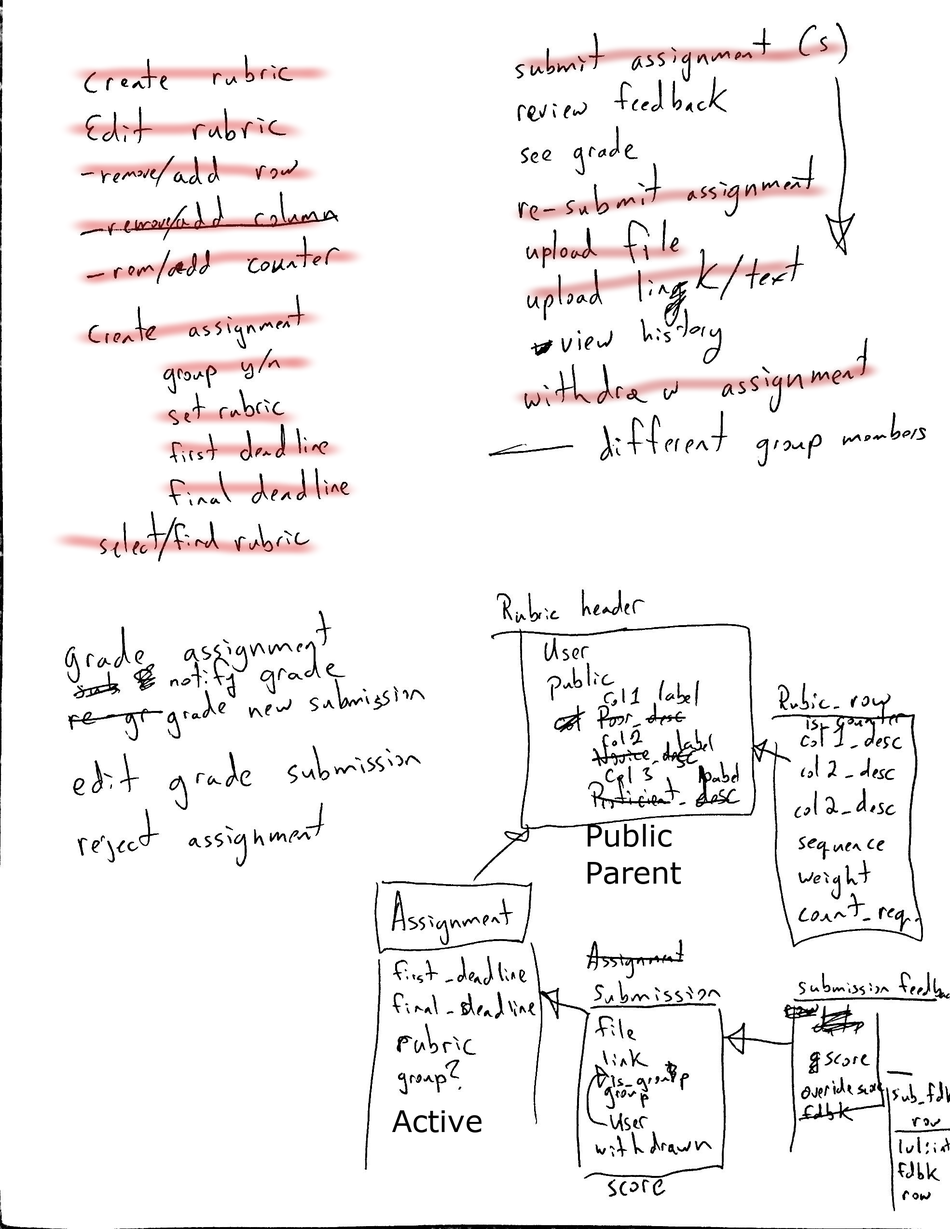
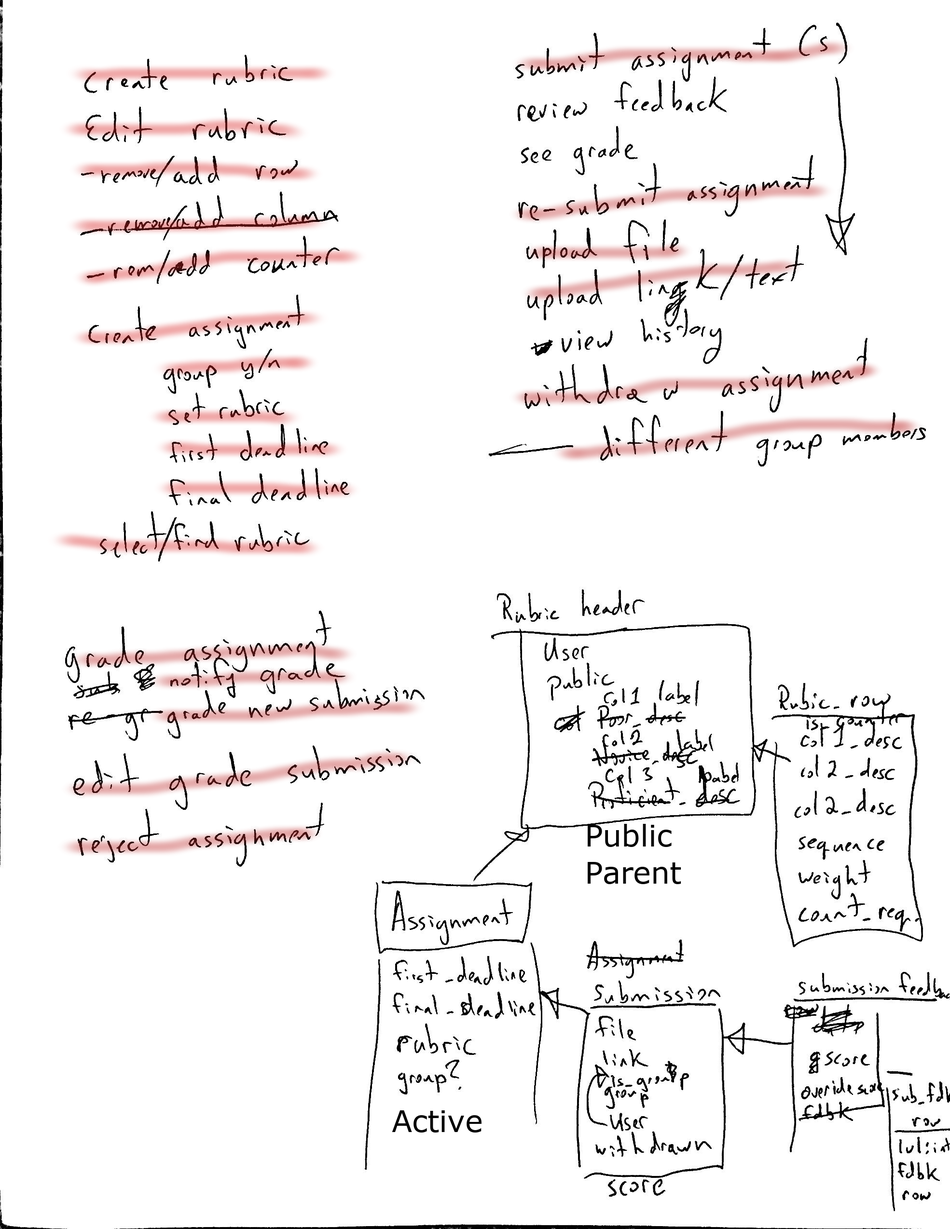
Comparing the layer stacks of the two 950x1229 images. Changes:
painted on "Completions" over box(59, 415, 922, 857)
